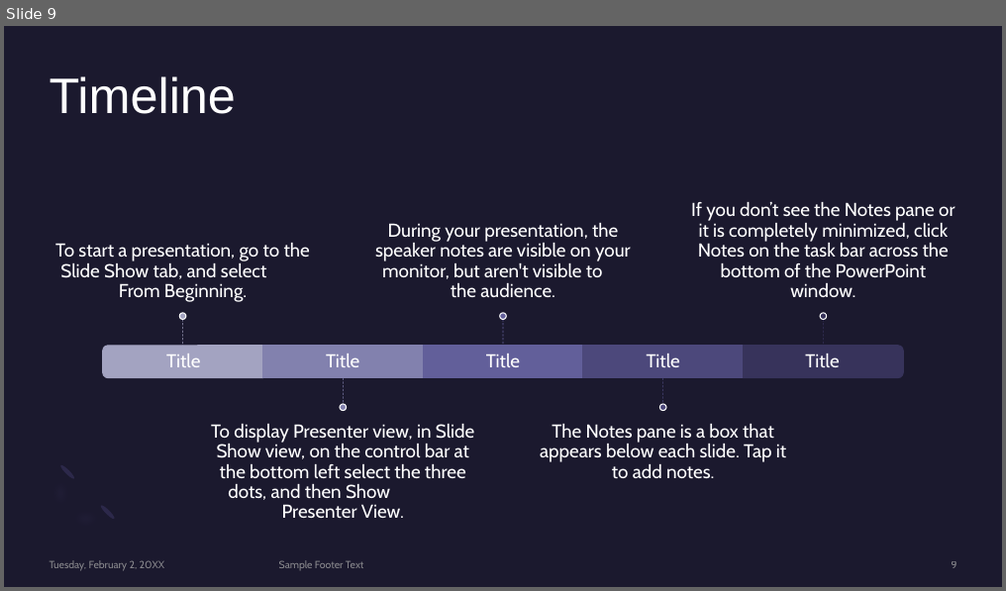
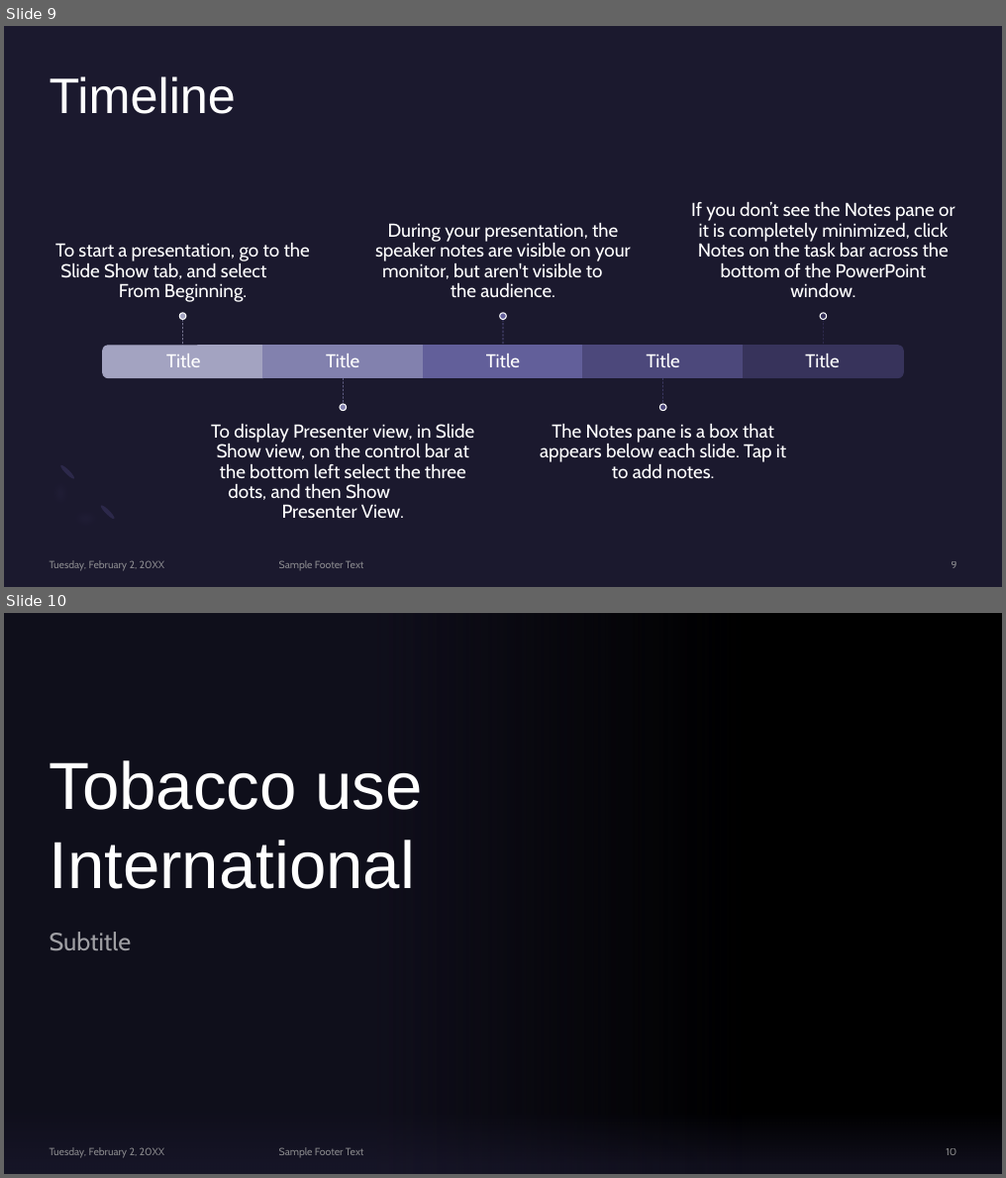
Before and after one commit to AKCase1993/Capstone-NSS-DA7, a slide deck: notebook/Tobacco.pptx. Shown one above the other, each under a label of ours: slide 9 before the commit, slides 9 and 10 after it. The pictures are 1006x591 and 1006x1178 pixels, drawn with LibreOffice and Linux fonts; fonts in the diff are those of the drawing; background and template pictures are left out. Boxes give left, top, right and bottom in pixels: in the first picture for what was removed or moved away, otherwise in the second. Text is boxed around its words. In the diff, an @@ line names an element or a change of style, - is before the commit and + after.

```diff
--- a/notebook/Tobacco.pptx
+++ b/notebook/Tobacco.pptx
@@ slide 10 added at [4, 613, 1002, 1174], background picture (left out) @@
@@ rectangle added at [4, 613, 741, 1174], fill gradient #1B192E @@
@@ title added at [50, 761, 422, 889], 64 pt, text #FFFFFF @@
+Tobacco use International
@@ subtitle added at [50, 932, 132, 952], 24 pt, text #FFFFFF at 60% opacity @@
+Subtitle
@@ rectangle added at [4, 1085, 1002, 1174], fill gradient #1B192E @@
@@ text added at [50, 1148, 164, 1158], 10 pt, text #A6A6A6 at 80% opacity @@
+Tuesday, February 2, 20XX
@@ text added at [279, 1148, 364, 1157], 10 pt, text #A6A6A6 at 80% opacity @@
+Sample Footer Text
@@ page number added at [945, 1149, 956, 1156], 10 pt, text #A6A6A6 at 80% opacity @@
+10
```
Also in this commit, not shown: 2 slides changed, 3 other slides added, 3 slides removed.
